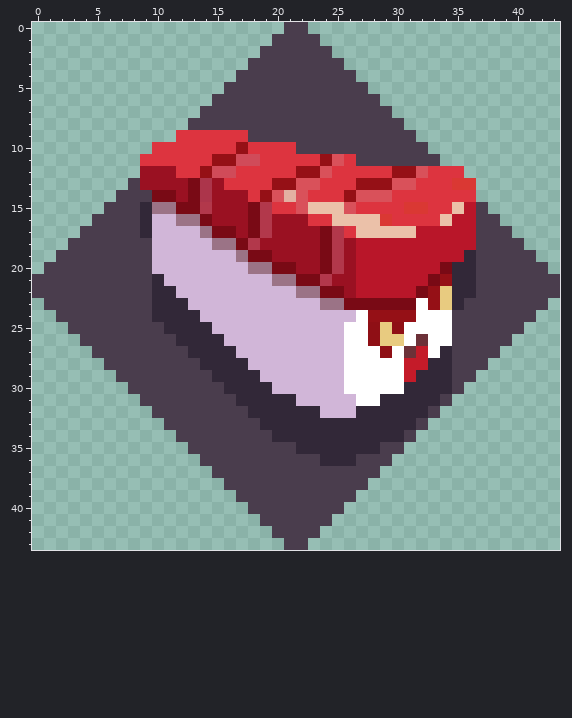
Pixel-art sprite: res/UI/CharacterSelect/Thumb01.png. The picture above is the old version.
The file is 44x44 pixels. Colours within 5 levels of each other are drawn and written as one.
Once edited:
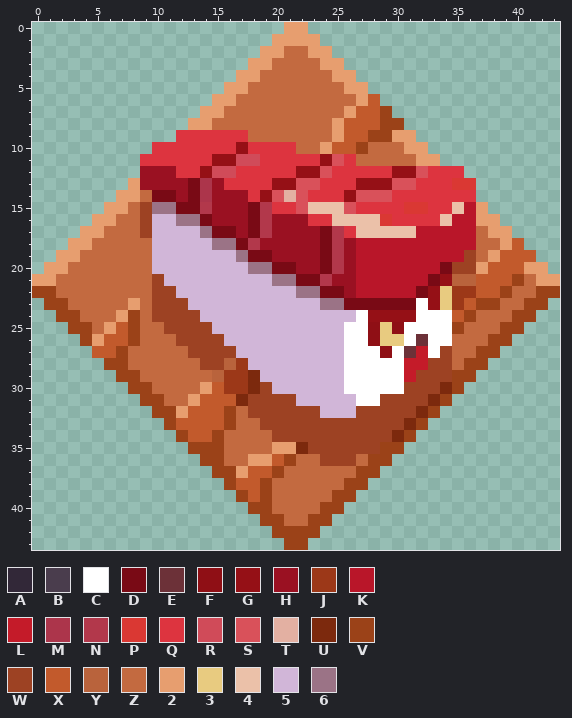
Palette (. is transparent): A #322838  B #4a3d4d  C #ffffff  D #790a15  E #6c3138  F #8f0f15  G #951016  H #9a1122  J #9c3818  K #b91629  L #c41b29  M #ac354b  N #b2384b  P #da3833  Q #dd343f  R #d04b59  S #d9515a  T #e3b0a2  U #7c290d  V #9b4218  W #9d4223  X #c25a2c  Y #b9633c  Z #c36a40  2 #e79e6f  3 #e8cb80  4 #ebc1a9  5 #d1b6d8  6 #9b7386
What changed:
@@ x 0..43 @@
- 0 .....................BB.....................
- 1 ....................BBBB....................
- 2 ...................BBBBBB...................
- 3 ..................BBBBBBBB..................
- 4 .................BBBBBBBBBB.................
- 5 ................BBBBBBBBBBBB................
- 6 ...............BBBBBBBBBBBBBB...............
- 7 ..............BBBBBBBBBBBBBBBB..............
- 8 .............BBBBBBBBBBBBBBBBBB.............
- 9 ............QQQQQQBBBBBBBBBBBBBB............
-10 ..........QQQQQQQGQQQQBBBBBBBBBBB...........
-11 .........QQQQQQGGRRQQQQQGSQBBBBBBB..........
+ 0 .....................22.....................
+ 1 ....................2222....................
+ 2 ...................22ZZ22...................
+ 3 ..................22ZZZZ22..................
+ 4 .................22ZZZZZZ22.................
+ 5 ................22ZZZZZZZZ22................
+ 6 ...............22ZZZZZZZZZZ2X...............
+ 7 ..............22ZZZZZZZZZZ2XXV..............
+ 8 .............22ZZZZZZZZZZ2XXXVV.............
+ 9 ............QQQQQQZZZZZZZ2XXVV22............
+10 ..........QQQQQQQGQQQQZZ2XXVZZZ22...........
+11 .........QQQQQQGGRRQQQQQGSQZZZZZ22..........
 12 .........HHHQQGRRQQQQQGGSQQQQQGGSQQQ........
-13 ........BHHHHDMHQQQQGGSSQQQGGGSSQQQPP.......
-14 .......BBBDDHDMHHHQGSTSQQQGSSSQQQQQQQ.......
-15 ......BBBA66DDNHHHDNQQS444SQQQQPPQQ4KB......
-16 .....BBBBA5566DHHHDNHHHQQ4444PQQQQ4KKBB.....
-17 ....BBBBBA55556DDHDNHHHHDNQ44444KKKKKBBB....
-18 ...BBBBBBB5555566DNHHHHHDNHKKKKKKKKKKBBBB...
-19 ..BBBBBBBB55555556DDHHHHDNHKKKKKKKKKABBBBB..
-20 .BBBBBBBBB5555555566DDHHDNHKKKKKKKDAABBBBBB.
-21 BBBBBBBBBBA55555555566DDNHHKKKKKKDGAABBBBBBB
-22 BBBBBBBBBBAA555555555566DDHKKKKKDG3AABBBBBBB
-23 .BBBBBBBBBAAA5555555555566DDDDDDCG3ABBBBBBB.
-24 ..BBBBBBBBAAAA5555555555555CGGGGCCCBBBBBBB..
-25 ...BBBBBBBBAAAA55555555555CCF3FCCCCBBBBBB...
-26 ....BBBBBBBBAAAA5555555555CCF33CECCBBBBB....
-27 .....BBBBBBBBAAAA555555555CCCFCELCABBBB.....
-28 ......BBBBBBBBAAAA55555555CCCCCLLAABBB......
-29 .......BBBBBBBBAAAA5555555CCCCCLAAABB.......
-30 ........BBBBBBBBAAAA555555CCCCCAAAAB........
-31 .........BBBBBBBBAAAAA55555CCAAAAAB.........
-32 ..........BBBBBBBBAAAAAA555AAAAAAB..........
-33 ...........BBBBBBBBAAAAAAAAAAAAAB...........
-34 ............BBBBBBBBAAAAAAAAAAAB............
-35 .............BBBBBBBBBAAAAAAABB.............
-36 ..............BBBBBBBBBBAAABBB..............
-37 ...............BBBBBBBBBBBBBB...............
-38 ................BBBBBBBBBBBB................
-39 .................BBBBBBBBBB.................
-40 ..................BBBBBBBB..................
-41 ...................BBBBBB...................
-42 ....................BBBB....................
-43 .....................BB.....................
+13 ........2HHHHDMHQQQQGGSSQQQGGGSSQQQPP.......
+14 .......22ZDDHDMHHHQGSTSQQQGSSSQQQQQQQ.......
+15 ......22ZW66DDNHHHDNQQS444SQQQQPPQQ4K2......
+16 .....22ZZW5566DHHHDNHHHQQ4444PQQQQ4KK22.....
+17 ....22ZZZW55556DDHDNHHHHDNQ44444KKKKKZ22....
+18 ...22ZZZZZ5555566DNHHHHHDNHKKKKKKKKKKZZ2X...
+19 ..22ZZZZZZ55555556DDHHHHDNHKKKKKKKKKWZ2XXX..
+20 .22ZZZZZZZ5555555566DDHHDNHKKKKKKKDWW2XXX22.
+21 22ZZZZZZZZW55555555566DDNHHKKKKKKDGYYXXXVZ22
+22 VVZZZZZZZZWW555555555566DDHKKKKKDG3JJXXVZZVV
+23 .VVZZZZZ2ZWWW5555555555566DDDDDDCG3JXVVZZVV.
+24 ..VVZZZ2VZWWWW5555555555555CGGGGCCCXVZZZVV..
+25 ...VVZ2XVZZWWWW55555555555CCF3FCCCCVZZZVV...
+26 ....V2XXVZZZWWWW5555555555CCF33CECCZZZVV....
+27 .....XXVZZZZZWWWW555555555CCCFCELCWZZVV.....
+28 ......VVZZZZZZWWYJ55555555CCCCCLLWWZVV......
+29 .......VVZZZZZZYJJU5555555CCCCCLWWWVV.......
+30 ........VVZZZZ2XJJUW555555CCCCCWWWUV........
+31 .........VVZZ2XXXUWWWW55555CCWWWWUV.........
+32 ..........VV2XXXVZWWWWWW555WWWWWUV..........
+33 ...........VXXXXVZZWWWWWWWWWWWWUV...........
+34 ............VXXVZZZZWWWWWWWWWWUV............
+35 .............VVVZZZZ22UWWWWWWVV.............
+36 ..............VVZZ22XVZZWWWZVV..............
+37 ...............VV2XXVZZZZZZVV...............
+38 ................VXXVZZZZZZVV................
+39 .................VXVZZZZZVV.................
+40 ..................VVZZZZVV..................
+41 ...................VVZZVV...................
+42 ....................VVVV....................
+43 .....................VV.....................
